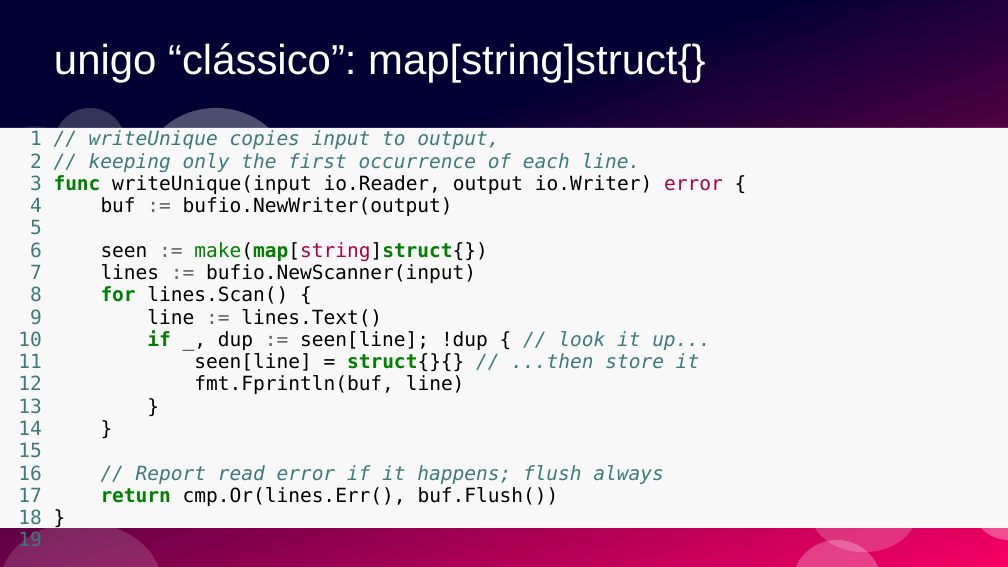
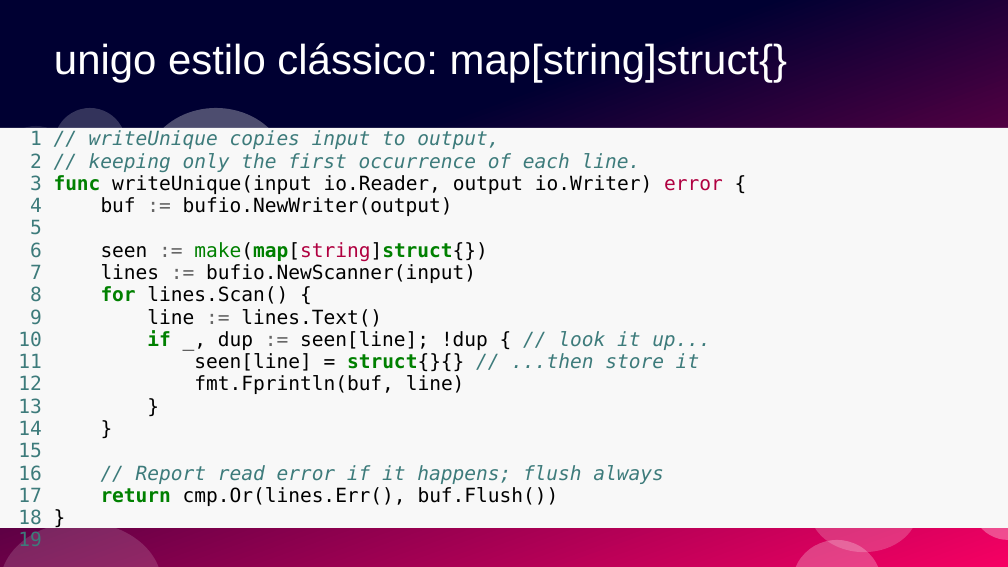
Before and after one commit to ramalho/sets-in-go, a slide deck: slide 34 of conj-em-go1_28.odp. Drawn at 1008x567 pixels with LibreOffice and Linux fonts; fonts in the diff are those of the drawing. Boxes give left, top, right and bottom in pixels: in the first picture for what was removed or moved away, otherwise in the second. Text is boxed around its words. In the diff, an @@ line names an element or a change of style, - is before the commit and + after.

```diff
--- a/conj-em-go1_28.odp
+++ b/conj-em-go1_28.odp
@@ title at (54, 43, 787, 82): text changed @@
-unigo “clássico”: map[string]struct{}
+unigo estilo clássico: map[string]struct{}
```
Also in this commit, not shown: 6 other files.
